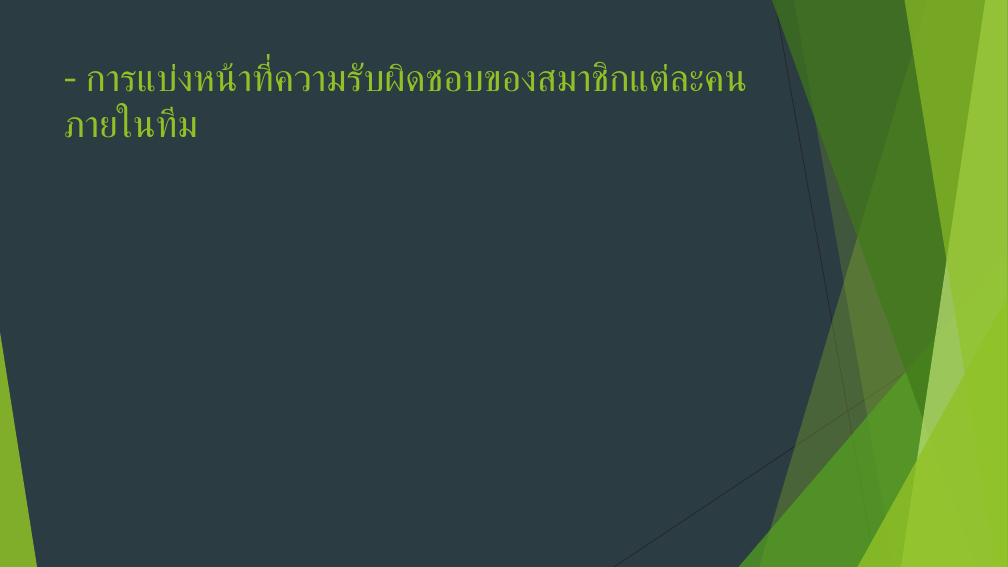
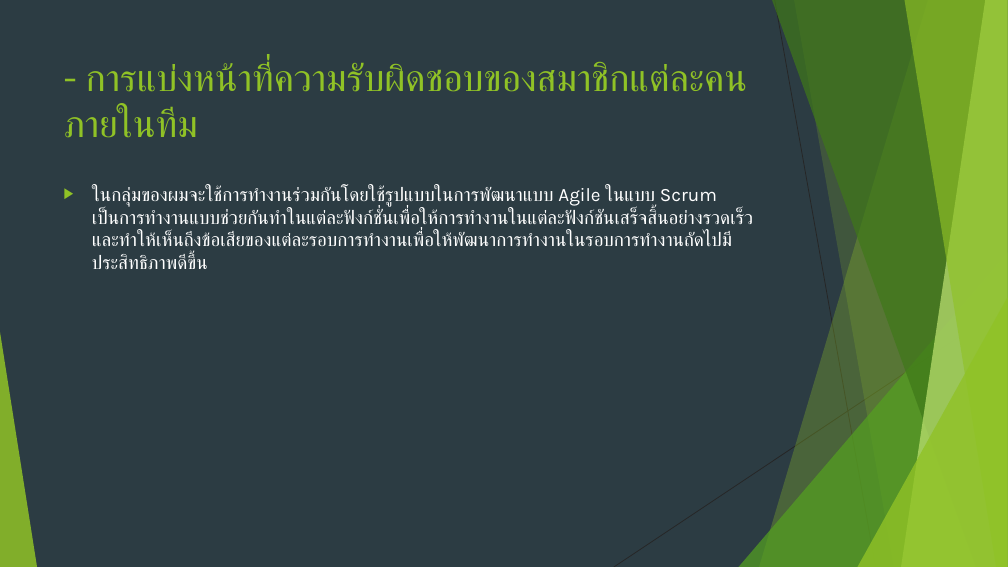
Before and after one commit to MrKriKri/project1, a slide deck: slide 6 of Diabetes Healthy.pptx (slide 7 before the commit). Drawn at 1008x567 pixels with LibreOffice and Linux fonts; fonts in the diff are those of the drawing. Boxes give left, top, right and bottom in pixels: in the first picture for what was removed or moved away, otherwise in the second. Text is boxed around its words. In the diff, an @@ line names an element or a change of style, - is before the commit and + after.

```diff
--- a/Diabetes Healthy.pptx
+++ b/Diabetes Healthy.pptx
@@ text added at <box>92,186,753,269</box>, 18 pt, text #FFFFFF @@
+▶ ในกลุ่มของผมจะใช้การทำงานร่วมกันโดยใช้รูปแบบในการพัฒนาแบบ Agile ในแบบ Scrum เป็นการทำงานแบบช่วยกันทำในแต่ละฟังก์ชั่นเพื่อให้การทำงานในแต่ละฟังก์ชันเสร็จสิ้นอย่างรวดเร็ว และทำให้เห็นถึงข้อเสียของแต่ละรอบการทำงานเพื่อให้พัฒนาการทำงานในรอบการทำงานถัดไปมีประสิทธิภาพดีขึ้น
```
Also in this commit, not shown: 3 other slides changed, 3 slides added, 2 slides removed, 8 other files.
